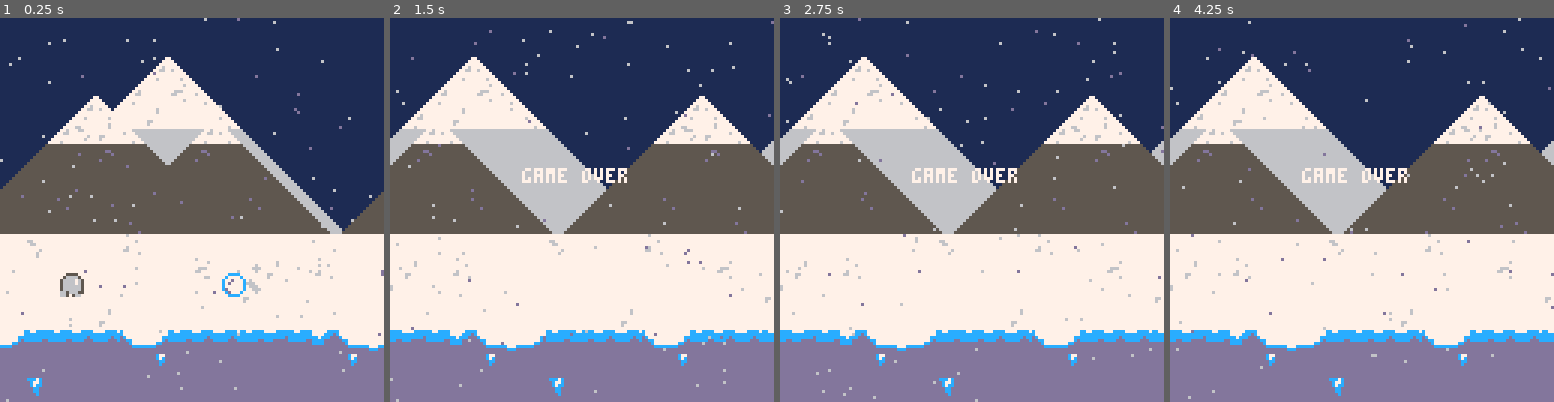
Above: before the commit, frames 1-4 (left to right).
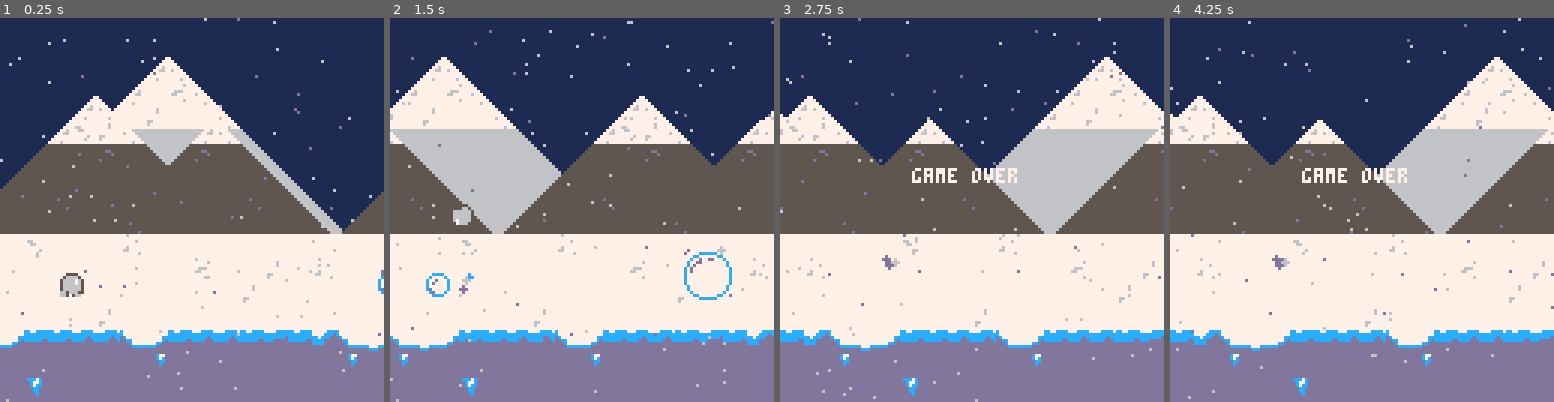
Above: after the commit, the same moments.

Repository: ejames0711/runner
Game: PICO-8 cartridge runner.p8
Same seed, same stepped clock (60 frames per second), same inputs: the game is played once before the commit and once after it.
Inputs:
- Up to frame 1 (0.25 s): no input
- Up to frame 2 (1.5 s): tap X (X key) at 0.33, 1.07 s
- Up to frame 3 (2.75 s): tap X (X key) at 1.85 s
- Up to frame 4 (4.25 s): tap X (X key) at 2.97, 4.08 s

The runs differ from the first frame. In frame 1, 0.3% of the frame differs, in the area x 57-100%, y 64-73%; in frame 2, 19%; in frame 3, 22%, in the area x 0-100%, y 10-99%; in frame 4, 22%.

Commit message:
add double jump

Diff:
--- a/runner.p8
+++ b/runner.p8
@@ -11,6 +11,7 @@
 	plyr.x=20
 	plyr.y=85
 	plyr.vy=0
+	plyr.jump_count=0
 
 	gravity=0.4
 
@@ -29,13 +30,17 @@
 	bckgrnd={ground,hill,mnt}
 
 	lg_sb={}
-	lg_sb.spr=43
+	lg_sb.spr=1
+	lg_sb.x=190
+	lg_sb.y=78
+	lg_sb.spd=2
+	lg_sb.frames={43,45,64,66}
 
 	sb = {}
 	sb.spr=6
 	sb.timer=0
-	sb.spd=2
-	sb.x=90
+	sb.spd=3
+	sb.x=150
 	sb.y=85
 
 	particles={}
@@ -45,36 +50,17 @@
  snowspd={}
 
  init_snow()
+
+
 end
 
 function _update()
-	if game.state == "play" then
-		play_game()
-	elseif game.state == "end" then
-		end_game()
-	end
-
-	spawn_particles()
-	update_particles()
-	update_snow()
+	play_game()
+	anim_snow()
 end
 
 function _draw()
-	cls(1)
-	draw_bckgrnd(68,1,mnt,5,16)
-	draw_bckgrnd(50,2,hill,10,16)
-	draw_bckgrnd(0,0,ground)
-	spawn_snow()
-	if game.state == "play" then
-		spr(plyr.spr,plyr.x,plyr.y)
-		spr(sb.spr,sb.x,sb.y)
-		for p in all(particles) do
-		circfill(p.x,p.y,p.r,p.c)
-		end
-	elseif game.state == "end" then
-		print("game over",44,50,7)
-	end
-
+	draw_game()
 end
 -->8
 --animations
@@ -92,6 +78,7 @@
 	end
 end
 
+--player
 function anim_plyr()
 	if plyr.st == "walk" then
 		anim_w_frames(plyr,1,4,3)
@@ -103,13 +90,19 @@
 	end
 end
 
+--snowball
 function anim_sb()
 	sb.x-=sb.spd
 	anim_w_frames(sb,6,8,5)
 end
 
 function anim_lg_sb()
-
+	lg_sb.x-=lg_sb.spd
+	if lg_sb.spr<4.9 then
+		lg_sb.spr=lg_sb.spr+.1
+	else
+		lg_sb.spr=1
+	end
 end
 
 
@@ -122,7 +115,7 @@
  end
 end
 
-function spawn_snow()
+function draw_snow()
 	for i=1,#snowx do
 	 local scol=6
 
@@ -136,7 +129,7 @@
  end
 end
 
-function update_snow()
+function anim_snow()
   for i=1,#snowy do
 	  local sy=snowy[i]
 	  sy=sy+snowspd[i]
@@ -147,12 +140,13 @@
   end
 end
 
-function spawn_particles()
+--particles
+function sb_particles(o)
 	local part_c={6,12,13}
 	for i=1,3 do
 		add(particles,{
-			x=sb.x+rnd(8)+6,
-			y=sb.y+rnd(8),
+			x=o.x+rnd(8)+6,
+			y=o.y+rnd(8),
 			r=1,
 			c=rnd(part_c),
 			l=1,
@@ -162,7 +156,7 @@
 
 end
 
-function update_particles()
+function anim_particles()
 	for p in all(particles) do
 		p.x+=p.speed
 		p.y-=p.speed
@@ -170,30 +164,39 @@
 		if p.l<0 then
 			del(particles,p)
 		end
-
-	end
-end
-
+	end
+end
+
+function draw_particles()
+	for p in all(particles) do
+		circfill(p.x,p.y,p.r,p.c)
+	end
+end
 
 
 -->8
 --helpers
 
 function physics()
-	plyr.vy+=gravity
-	plyr.y+=plyr.vy
+		plyr.vy+=gravity
+		plyr.y+=plyr.vy
 
 	if plyr.y>=85 then
 			plyr.st = "walk"
+			plyr.jump_count=0
 			plyr.vy-=plyr.vy
 			plyr.y=85
 	end
 
-	if plyr.y==85 then
+	if plyr.y==85 or plyr.jump_count<=2 then
 		if btnp(❎) then
-			plyr.st = "jump"
- 		plyr.vy-=5
- 		sfx(0)
+			plyr.jump_count+=1
+			if plyr.jump_count<=2 then
+				plyr.st = "jump"
+				plyr.vy-=4.5
+	 		sfx(0)
+	 	else
+	 	end
 		end
 	end
 end
@@ -230,27 +233,42 @@
 
 
 -->8
---state
+  --state
 
 function play_game()
-	if collision(plyr,sb) then
-		game.state="end"
-	end
-	physics()
-	anim_plyr()
-	anim_sb()
-
-	for k,v in pairs(bckgrnd) do
-		upd_bckgrnd(v)
-	end
-end
-
-function end_game()
-	plyr.spr = 0
-	sb.spr = 0
-end
-
-
+	if game.state == "play" then
+		if collision(plyr,sb) or collision(plyr,lg_sb) then
+			game.state="end"
+		end
+		physics()
+		anim_plyr()
+		anim_sb()
+		anim_lg_sb()
+		sb_particles(sb)
+		sb_particles(lg_sb)
+		anim_particles()
+		for k,v in pairs(bckgrnd) do
+			upd_bckgrnd(v)
+		end
+	end
+end
+
+
+function draw_game()
+	cls(1)
+	draw_bckgrnd(68,1,mnt,5,16)
+	draw_bckgrnd(50,2,hill,10,16)
+	draw_bckgrnd(0,0,ground)
+	draw_snow()
+	draw_particles()
+	if game.state == "play" then
+		spr(plyr.spr,plyr.x,plyr.y)
+		spr(sb.spr,sb.x,sb.y)
+		spr(lg_sb.frames[flr(lg_sb.spr)],lg_sb.x,lg_sb.y,2,2)
+	elseif game.state == "end" then
+		print("game over",44,50,7)
+	end
+end
 
 
 
Not shown, changed: 23 lines of the sprite sheet (__gfx__) section of runner.p8
